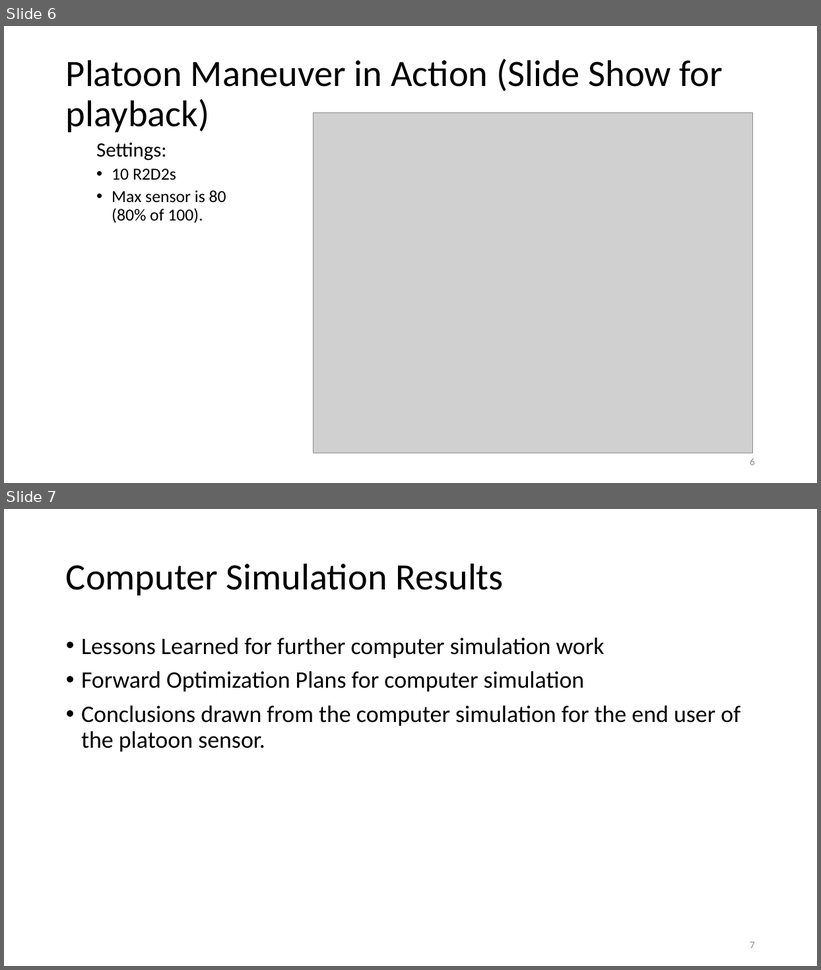
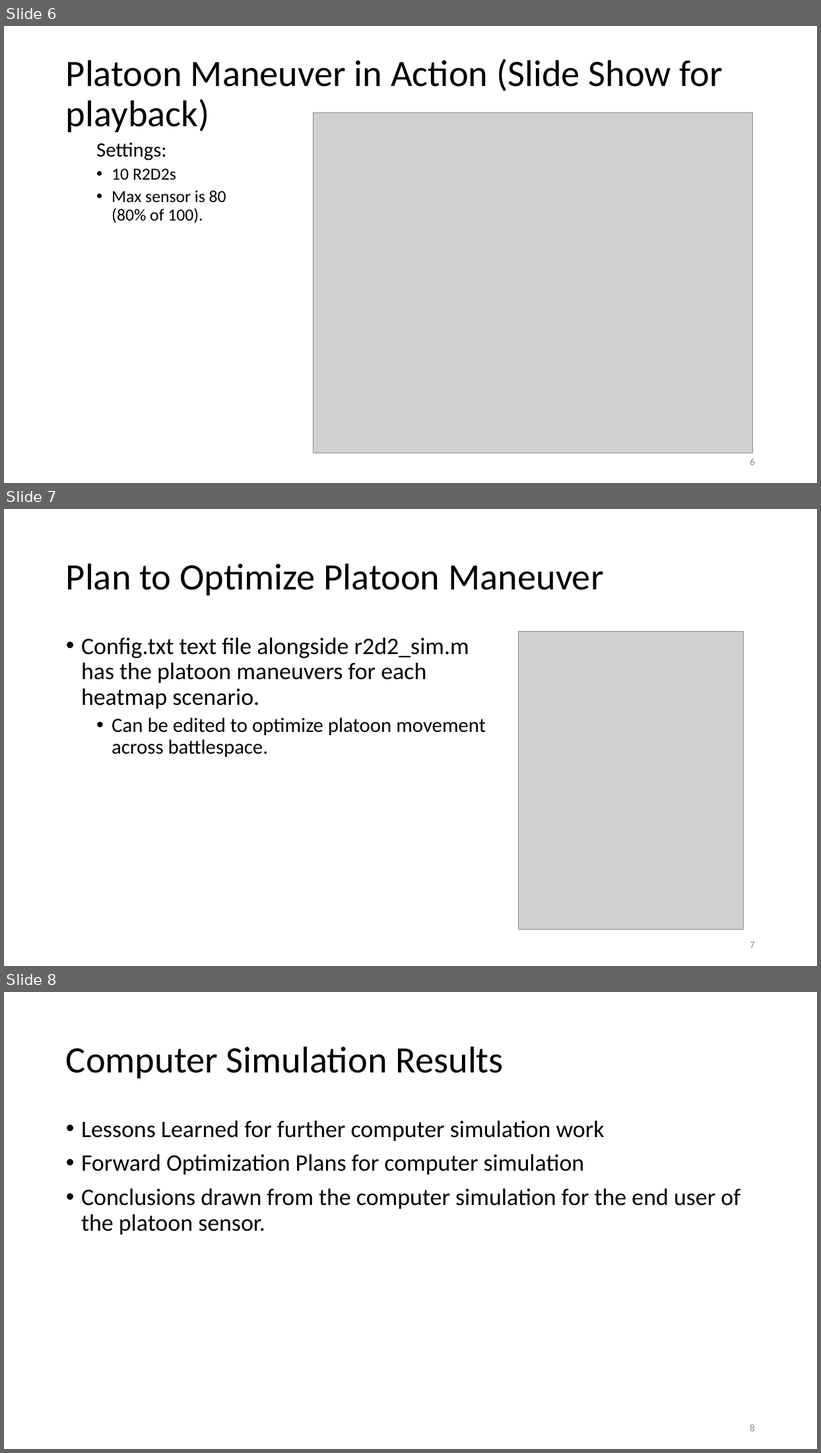
Before and after one commit to us3rnotfound/r2d2_sim, a slide deck: jyn_prompt2_battlespace.pptx. Shown one above the other, each under a label of ours: slides 6 and 7 before the commit, slides 6, 7 and 8 after it. The pictures are 821x970 and 821x1453 pixels, drawn with LibreOffice and Linux fonts; fonts in the diff are those of the drawing; grey boxes stand for pictures. Boxes give left, top, right and bottom in pixels: in the first picture for what was removed or moved away, otherwise in the second. Text is boxed around its words. In the diff, an @@ line names an element or a change of style, - is before the commit and + after.

Commit message:
Added details to use plan for config file

```diff
--- a/jyn_prompt2_battlespace.pptx
+++ b/jyn_prompt2_battlespace.pptx
@@ slide 7 added at [4,509,817,966], background #FFFFFF @@
@@ title added at [66,563,603,595], 44 pt, text #000000 @@
+Plan to Optimize Platoon Maneuver
@@ text added at [81,638,486,757], 28 pt, text #000000 @@
+• Config.txt text file alongside r2d2_sim.m has the platoon maneuvers for each heatmap scenario.
+  • Can be edited to optimize platoon movement across battlespace.
@@ picture added at [519,632,744,930] @@
@@ page number added at [750,942,755,949], 12 pt, text #8C8C8C @@
+7
@@ what was slide 7 is now slide 8 @@
@@ page number at [750,1424,755,1432]: text changed @@
-7
+8
```
Also in this commit, not shown: 2 slides changed, 1 other file.
